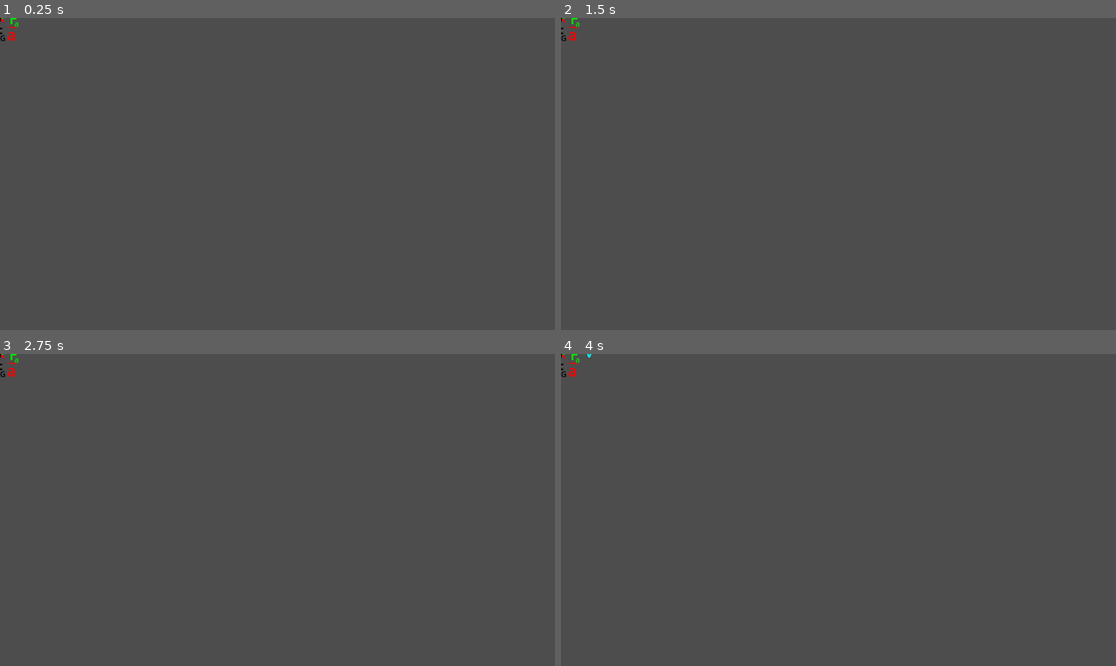
Above: before the commit, frames 1-4 (two rows, left to right).
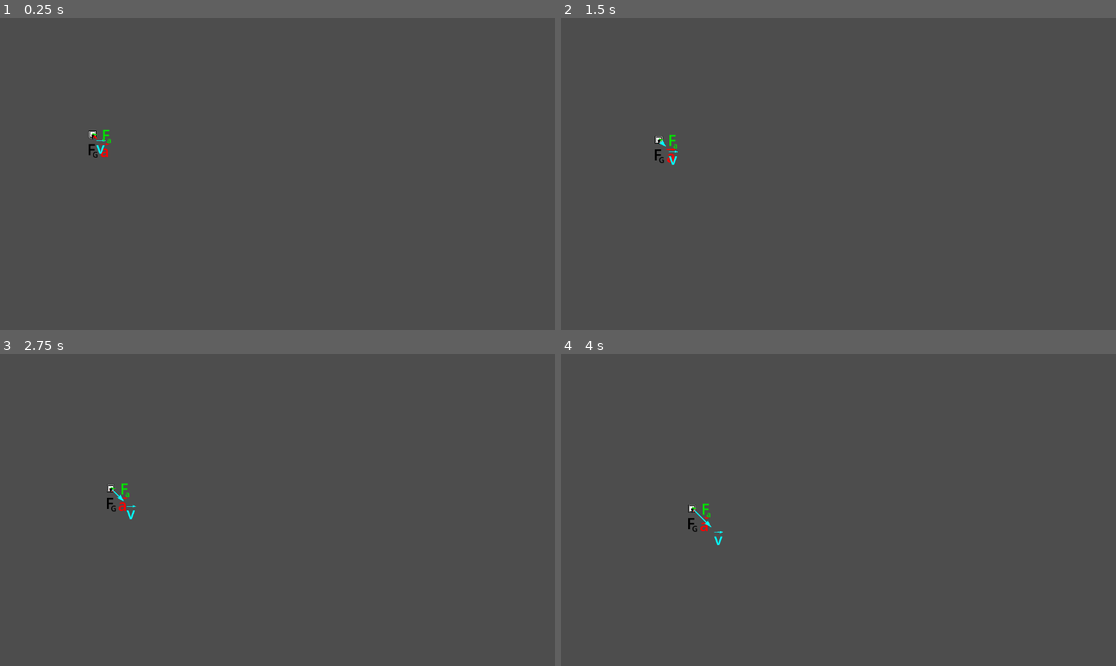
Above: after the commit, the same moments.

Repository: Mishkis/physics-demonstration
Game: Godot game, scene res://Scenes/physics_box.tscn
Two runs of this game, one before a commit and one after it. Both use one fixed random seed, a clock stepped at 60 frames per second and the inputs below. The project has no main scene, so this scene is started directly.
Inputs:
- Up to frame 1 (0.25 s): no input
- Up to frame 2 (1.5 s): no input
- Up to frame 3 (2.75 s): no input
- Up to frame 4 (4 s): no input

The runs differ from the first frame. In frame 1, 0.2% of the frame differs, in the area x 0-21%, y 0-45%; in frame 2, 0.2%; in frame 3, 0.2%; in frame 4, 0.3%, in the area x 0-30%, y 0-62%.

Commit message:
Made velocity move object

Diff:
--- a/Components/velocity.tscn
+++ b/Components/velocity.tscn
@@ -5,7 +5,7 @@
 [ext_resource type="PackedScene" uid="uid://cwdriu4var70i" path="res://Components/vector_label.tscn" id="3_100gb"]
 
 [node name="Velocity" type="Line2D" node_paths=PackedStringArray("pivot_point", "text_display")]
-points = PackedVector2Array(0, -50, 0, 0)
+points = PackedVector2Array(0, 0, 0, 0)
 texture = ExtResource("1_5p53y")
 texture_mode = 1
 script = ExtResource("2_bhvl8")
--- a/Scenes/force_manager.tscn
+++ b/Scenes/force_manager.tscn
@@ -1,7 +1,7 @@
-[gd_scene load_steps=2 format=3 uid="uid://c403j863mjx6x"]
+[gd_scene load_steps=2 format=3 uid="uid://jaiiciuhagqq"]
 
 [ext_resource type="Script" path="res://Scripts/force_manager.gd" id="1_n8uvl"]
 
-[node name="Force Manager" type="Node"]
+[node name="Force Manager" type="Node2D"]
 script = ExtResource("1_n8uvl")
 mass = 1.0
--- a/Scenes/physics_box.tscn
+++ b/Scenes/physics_box.tscn
@@ -10,7 +10,7 @@
 size = Vector2(16, 16)
 
 [node name="Physics Box" type="Node2D"]
-position = Vector2(0, 1)
+position = Vector2(192, 242)
 
 [node name="Sprite2D" type="Sprite2D" parent="."]
 texture = ExtResource("1_l15dp")
--- a/Scripts/velocity.gd
+++ b/Scripts/velocity.gd
@@ -2,5 +2,6 @@
 
 @export var object: Node2D
 
+
 func _process(delta: float) -> void:
 	object.position += points[0] * delta
Not shown: 1 places in Scenes/physics_box.tscn that only renumber resources
